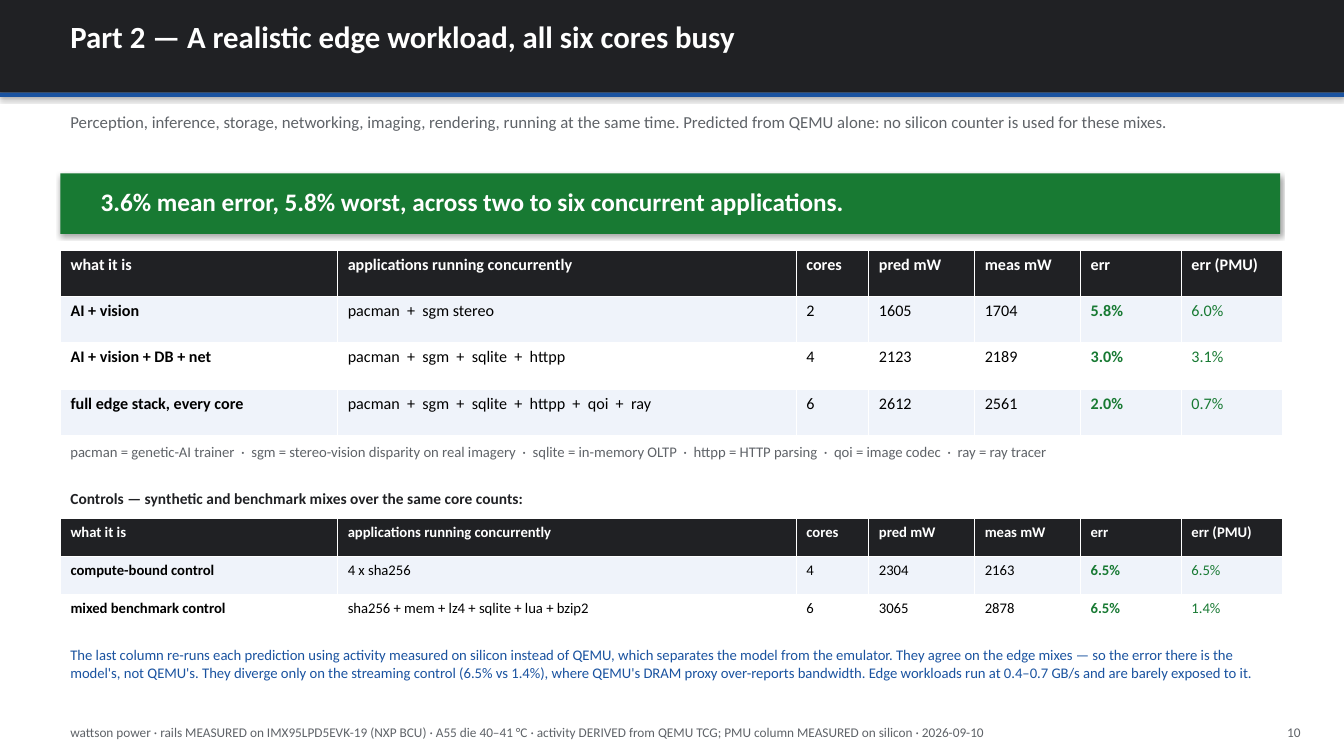
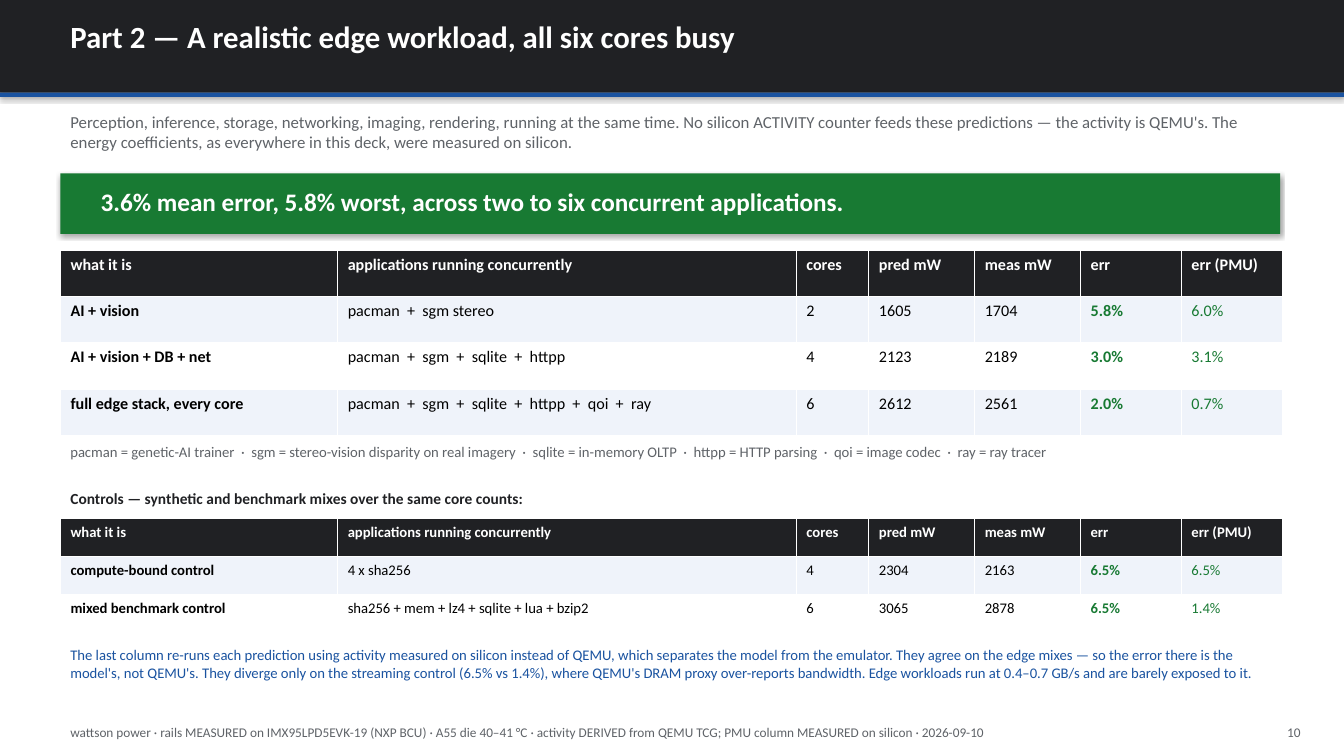
Before and after one commit to kylefoxaustin/wattson, a slide deck: slide 10 of xcheck/wattson-power.pptx. Drawn at 1344x756 pixels with LibreOffice and Linux fonts; fonts in the diff are those of the drawing. Boxes give left, top, right and bottom in pixels: in the first picture for what was removed or moved away, otherwise in the second. Text is boxed around its words. In the diff, an @@ line names an element or a change of style, - is before the commit and + after.

```diff
--- a/xcheck/wattson-power.pptx
+++ b/xcheck/wattson-power.pptx
@@ text at bbox=[70, 116, 1237, 151]: text changed @@
-Perception, inference, storage, networking, imaging, rendering, running at the same time. Predicted from QEMU alone: no silicon counter is used for these mixes.
+Perception, inference, storage, networking, imaging, rendering, running at the same time. No silicon ACTIVITY counter feeds these predictions — the activity is QEMU's. The energy coefficients, as everywhere in this deck, were measured on silicon.
```
Also in this commit, not shown: 2 other slides changed, 1 slide added, 2 other files.
